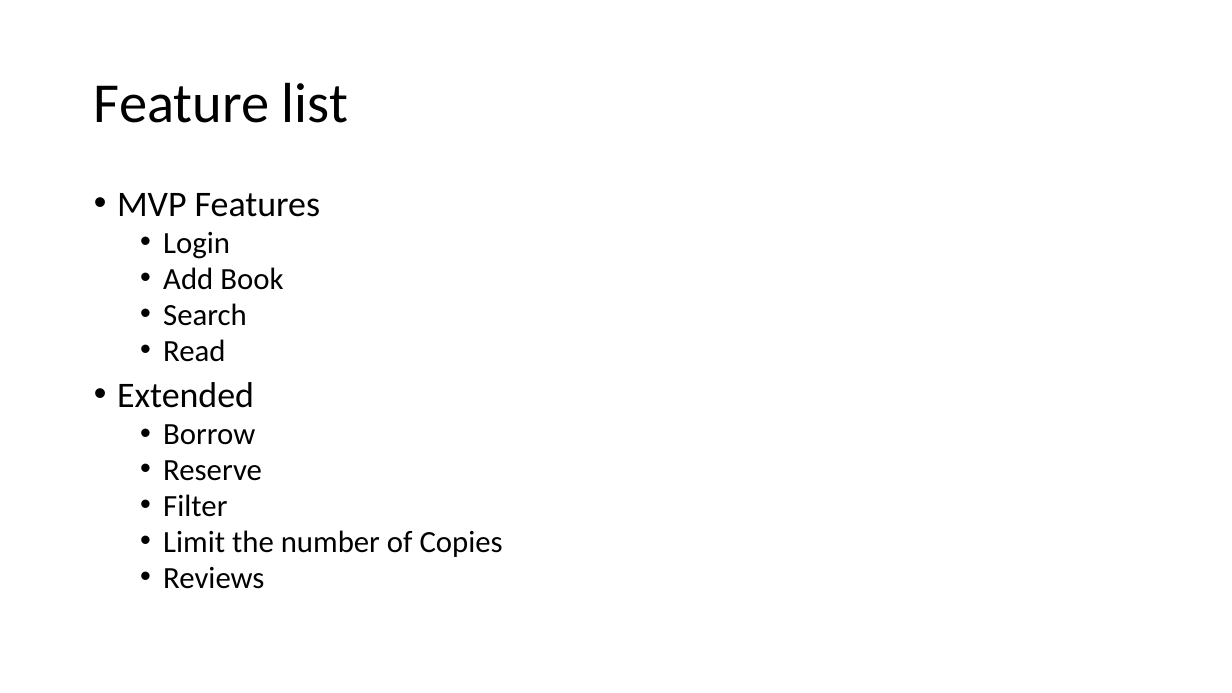
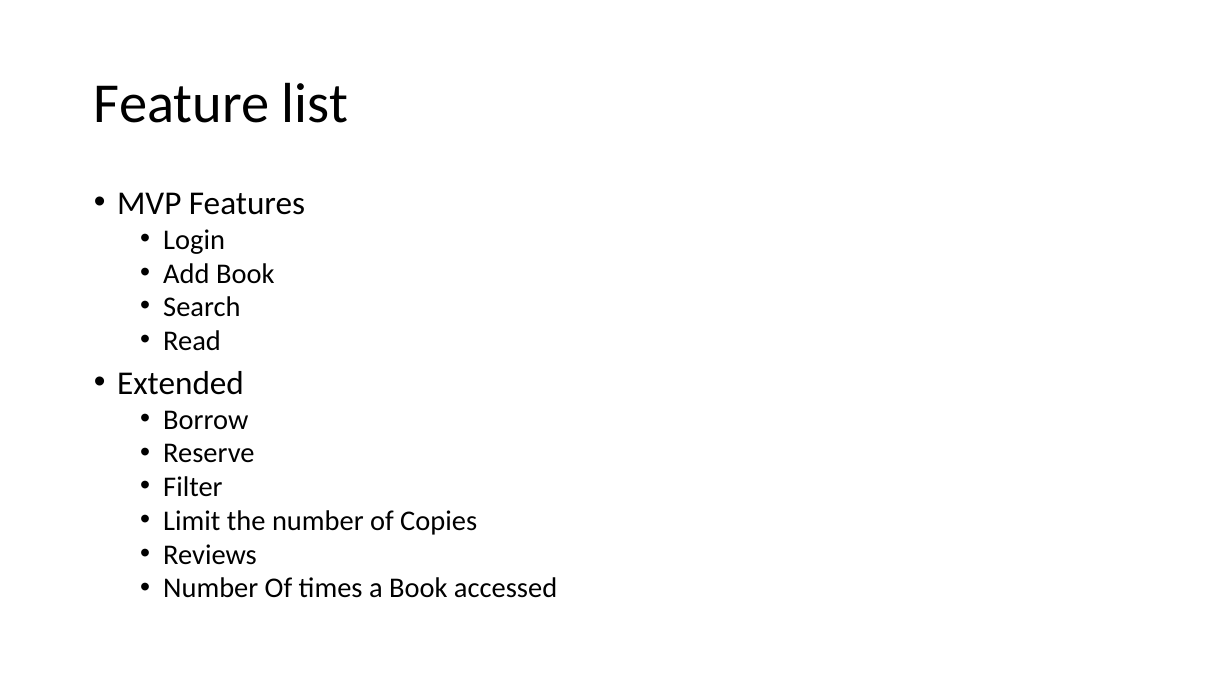
Before and after one commit to Veena-S/DigitalLibrary_Heroku, a slide deck: slide 2 of Documents/Features.pptx. Drawn at 1232x693 pixels with LibreOffice and Linux fonts; fonts in the diff are those of the drawing. Boxes give left, top, right and bottom in pixels: in the first picture for what was removed or moved away, otherwise in the second. Text is boxed around its words. In the diff, an @@ line names an element or a change of style, - is before the commit and + after.

```diff
--- a/Documents/Features.pptx
+++ b/Documents/Features.pptx
@@ text at [117, 192, 477, 565]: size 28 to 25.9 pt in "MVP Features", "Extended"; size 24 to 22.2 pt in "Login", "Add Book", "Search", "Read" and 5 more places @@
@@ text at [163, 577, 557, 598]: paragraph added @@
+  • Number Of times a Book accessed
```
Also in this commit, not shown: 5 other files.
